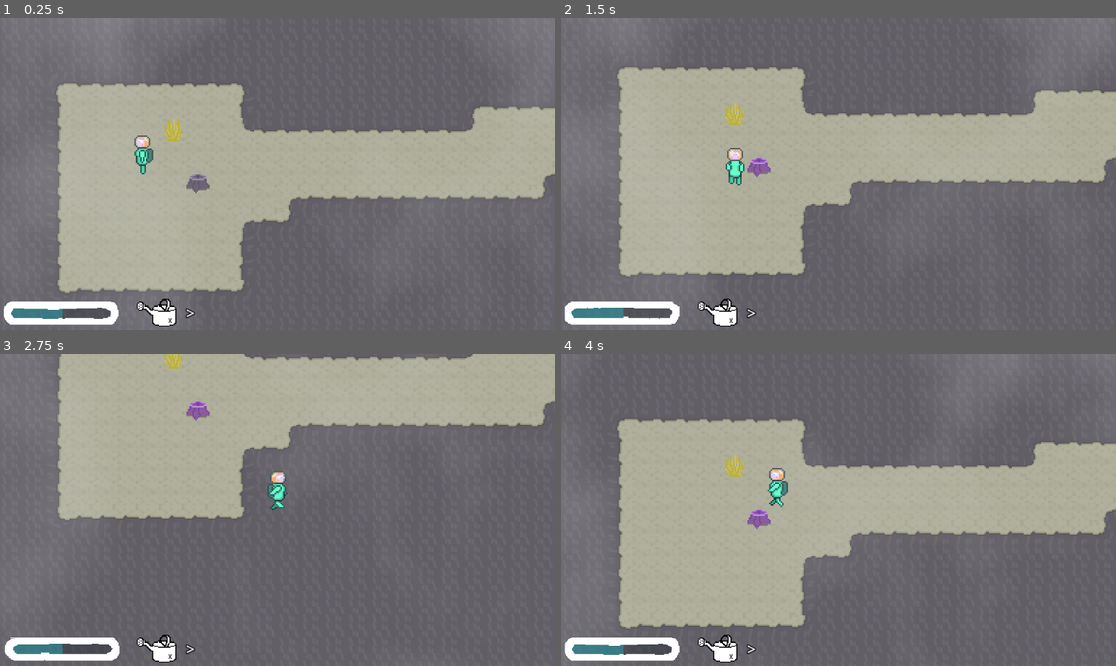
Above: before the commit, frames 1-4 (two rows, left to right).
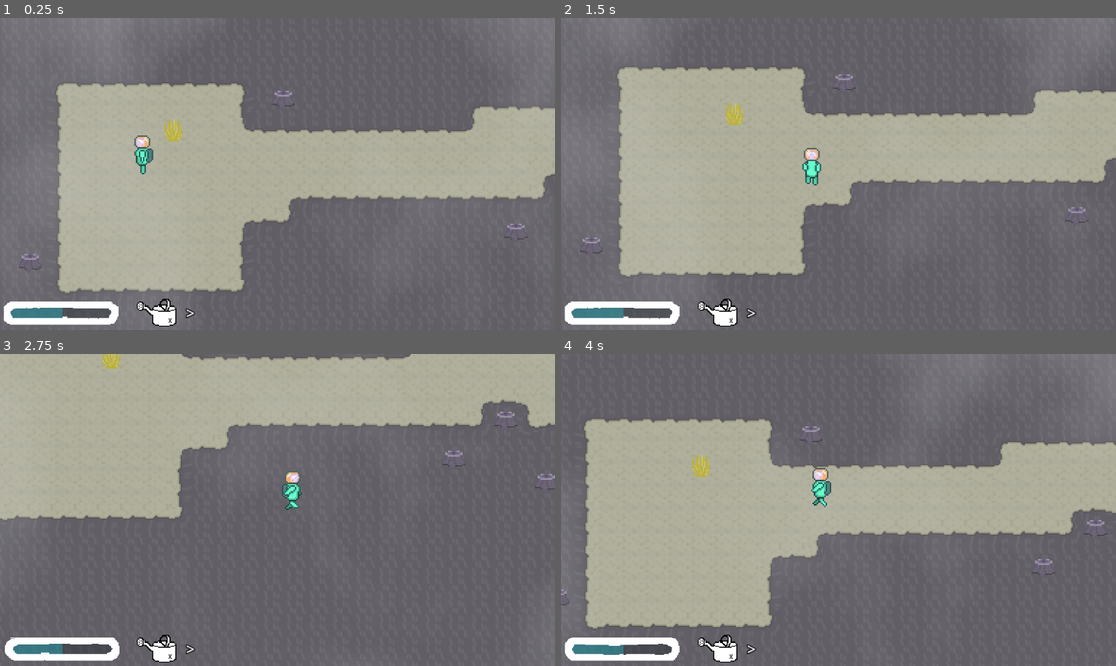
Above: after the commit, the same moments.

Repository: sstrac/verdant
Game: Godot game, scene res://scenes/level/level.tscn
Same seed, same stepped clock (60 frames per second), same inputs: the game is played once before the commit and once after it.
Inputs (mouse positions are in pixels of both pictures, inside the frame that each line leads up to):
- Up to frame 1 (0.25 s): no input
- Up to frame 2 (1.5 s): move the mouse to (960, 158) at 0.52 s; hold D (right) 0.53-1.28 s; hold Space (progress) 0.53-1.28 s; move the mouse to (727, 189) at 1.27 s; hold Down (down) from 1.28 s (still down); click (727, 189) at 1.35 s
- Up to frame 3 (2.75 s): tap Space (progress) at 1.55 s; move the mouse to (333, 441) at 2.02 s; release Down (down) at 2.03 s; hold D (right) from 2.03 s (still down); hold Space (progress) from 2.03 s (still down)
- Up to frame 4 (4 s): move the mouse to (810, 572) at 2.77 s; release D (right) at 2.78 s; release Space (progress) at 2.78 s; hold Up (ui_up) 2.78-3.53 s; tap E at 2.85 s; tap Space (progress) at 3.05 s; move the mouse to (1005, 556) at 3.52 s; hold Left (left) from 3.53 s (still down); hold Space (progress) from 3.53 s (still down)

The runs differ from the first frame. In frame 1, 0.4% of the frame differs, in the area x 0-95%, y 23-99%; in frame 2, 0.9%; in frame 3, 12%, in the area x 0-100%, y 0-54%; in frame 4, 9.9%.
Error after the commit: Invalid access to property or key 'revived' on a base object of type 'Nil'. (res://scripts/level/level.gd:29)

Commit message:
added trees to level

Diff:
--- a/scenes/level/level.tscn
+++ b/scenes/level/level.tscn
@@ -66,9 +66,44 @@
 offset_bottom = 680.0
 color = Color(0.82606, 0.82606, 0.82606, 1)
 
-[node name="Tree" parent="." instance=ExtResource("6_oaafg")]
-position = Vector2(137, 340)
-
 [node name="CanvasLayer" type="CanvasLayer" parent="."]
 
 [node name="UI" parent="CanvasLayer" instance=ExtResource("7_n7j3b")]
+
+[node name="Trees" type="Node2D" parent="."]
+
+[node name="Tree" parent="Trees" instance=ExtResource("6_oaafg")]
+position = Vector2(21, 395)
+
+[node name="Tree2" parent="Trees" instance=ExtResource("6_oaafg")]
+position = Vector2(196, 282)
+
+[node name="Tree3" parent="Trees" instance=ExtResource("6_oaafg")]
+position = Vector2(393, 347)
+
+[node name="Tree4" parent="Trees" instance=ExtResource("6_oaafg")]
+position = Vector2(357, 374)
+
+[node name="Tree5" parent="Trees" instance=ExtResource("6_oaafg")]
+position = Vector2(421, 390)
+
+[node name="Tree6" parent="Trees" instance=ExtResource("6_oaafg")]
+position = Vector2(518, 283)
+
+[node name="Tree7" parent="Trees" instance=ExtResource("6_oaafg")]
+position = Vector2(557, 254)
+
+[node name="Tree8" parent="Trees" instance=ExtResource("6_oaafg")]
+position = Vector2(621, 267)
+
+[node name="Tree9" parent="Trees" instance=ExtResource("6_oaafg")]
+position = Vector2(585, 298)
+
+[node name="Tree10" parent="Trees" instance=ExtResource("6_oaafg")]
+position = Vector2(1054, 270)
+
+[node name="Tree11" parent="Trees" instance=ExtResource("6_oaafg")]
+position = Vector2(916, 367)
+
+[node name="Tree12" parent="Trees" instance=ExtResource("6_oaafg")]
+position = Vector2(1097, 383)
--- a/scenes/level/ui.tscn
+++ b/scenes/level/ui.tscn
@@ -36,7 +36,7 @@
 position = Vector2(-15, -11)
 sprite_frames = ExtResource("1_cko8l")
 autoplay = "default"
-frame_progress = 0.177076
+frame_progress = 0.464545
 centered = false
 
 [node name="Control" type="HBoxContainer" parent="Control"]
